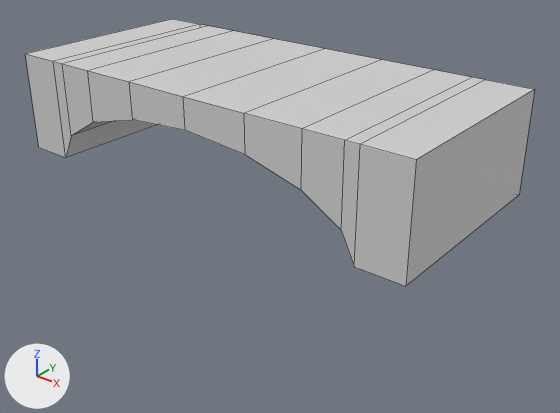
Two versions of the OBJ model Resources/Models/Road Assets/Bridges/Complete/simplearchbridge.obj, one commit apart.
One viewpoint serves both versions: a camera (50 mm lens) standing at (3.47, -4.13, 1.53) and looking at (0.18, -0.01, -1.02). The lights are fixed; the arrows at lower left show +X, +Y and +Z. Mesh edges are drawn as thin lines. Where no turn or scale is listed for an object, it has been applied to the vertices.

In view in the first picture: 'Cube_Cube.002'.
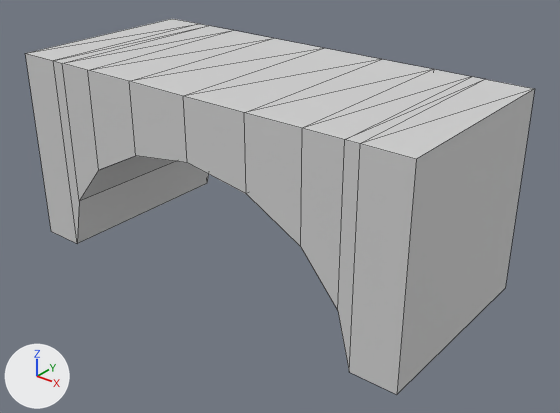
Changed parts and their boxes (x1, y1, x2, y2) in the pictures (560 x 413 px):
'Cube_Cube.002', reshaped (40% taller)
    before: (26, 19, 535, 286)
    after: (25, 19, 535, 394)

The change in detail:
me_cube_cube_002 is used by ob_cube_cube_002; location (0.0, 0.0, 0.0).
me_cube_cube_002 had 44 vertices, 42 faces and spanned x -1.7..1.7, y -0.78..0.78, z -0.77..0.0.
me_cube_cube_002 now has 44 vertices, 52 faces and spans x -1.7..1.7, y -0.78..0.78, z -1.53..0.0.
Part 1, on me_cube_cube_002:
10 faces are deleted.
8 vertices in x -1.7..1.7, y -0.78..0.78, z -0.77 move by (0.0, 0.0, -0.76).
4 vertices in x -0.52..0.52, y -0.78..0.78, z -0.27 move by (0.0, 0.0, -0.27).
4 vertices in x -0.95..0.95, y -0.78..0.78, z -0.39 move by (0.0, 0.0, -0.38).
4 vertices in x -1.25..1.25, y -0.78..0.78, z -0.56 move by (0.0, 0.0, -0.56).
2 vertices move from x 0.0, y -0.78..0.78, z -0.23 to x 0.0, y -0.78..0.78, z -0.46.
20 new faces join them.
